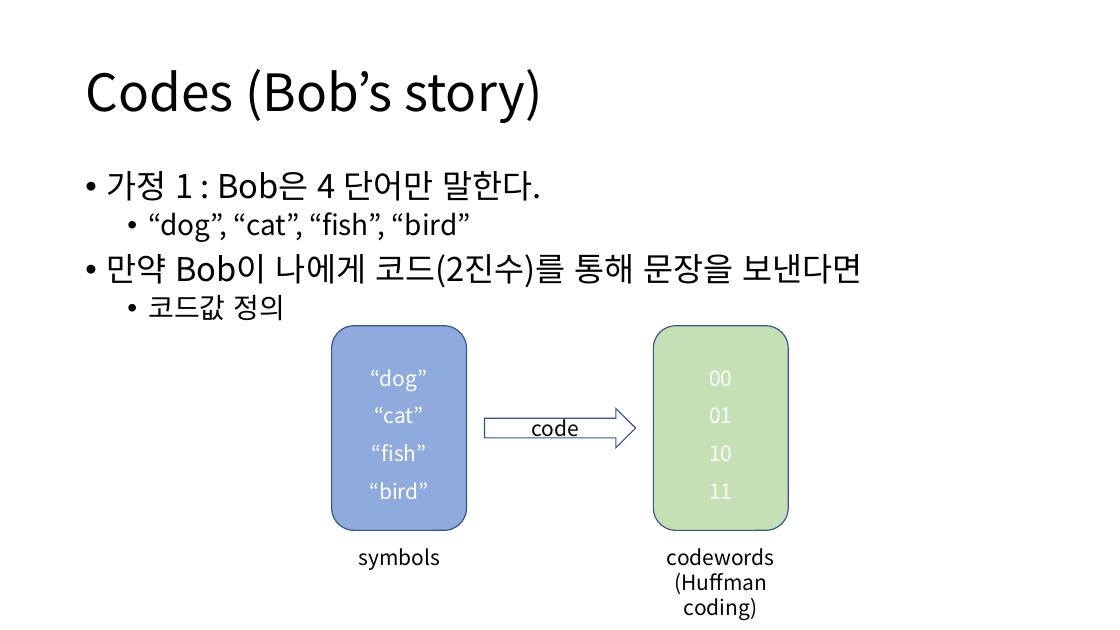
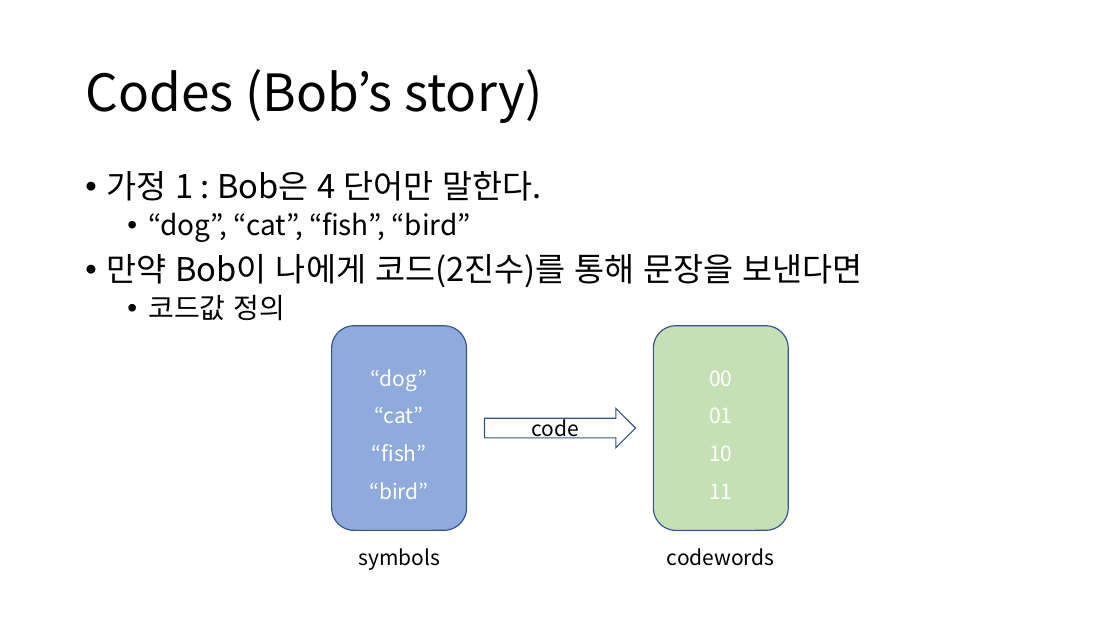
Before and after one commit to zeran4/TechtreeAI, a slide deck: slide 2 of document/information therory.pptx. Drawn at 1120x630 pixels with LibreOffice and Linux fonts; fonts in the diff are those of the drawing. Boxes give left, top, right and bottom in pixels: in the first picture for what was removed or moved away, otherwise in the second. Text is boxed around its words. In the diff, an @@ line names an element or a change of style, - is before the commit and + after.

```diff
--- a/document/information therory.pptx
+++ b/document/information therory.pptx
@@ text at (x1=674, y1=573, x2=767, y2=621): paragraph removed @@
-(Huffman coding)
```
Also in this commit, not shown: 1 other slide changed, 1 other file.
